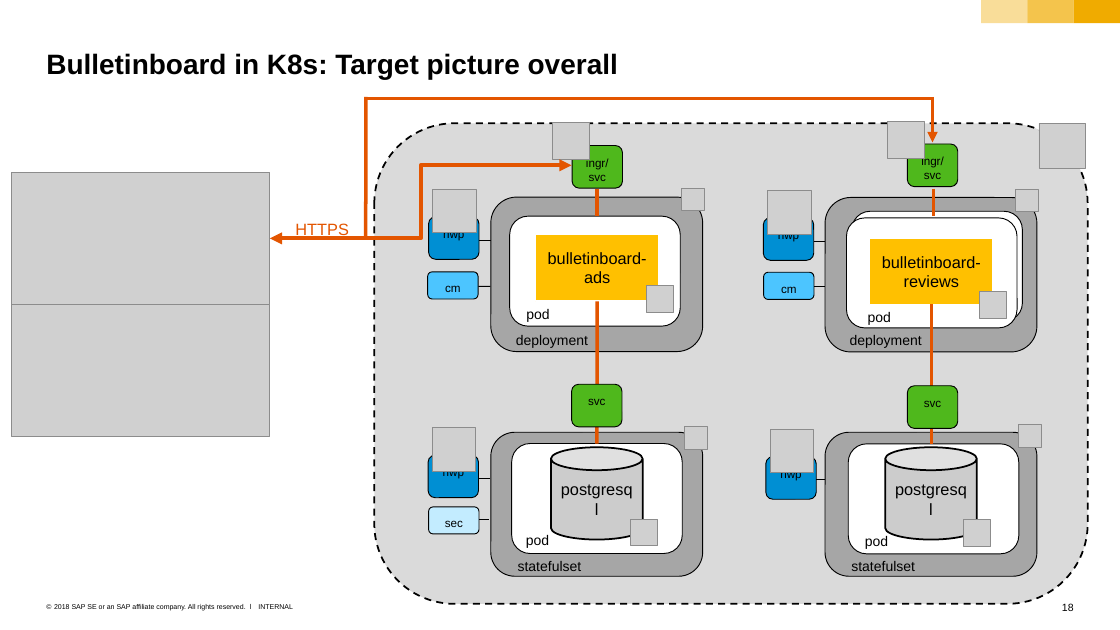
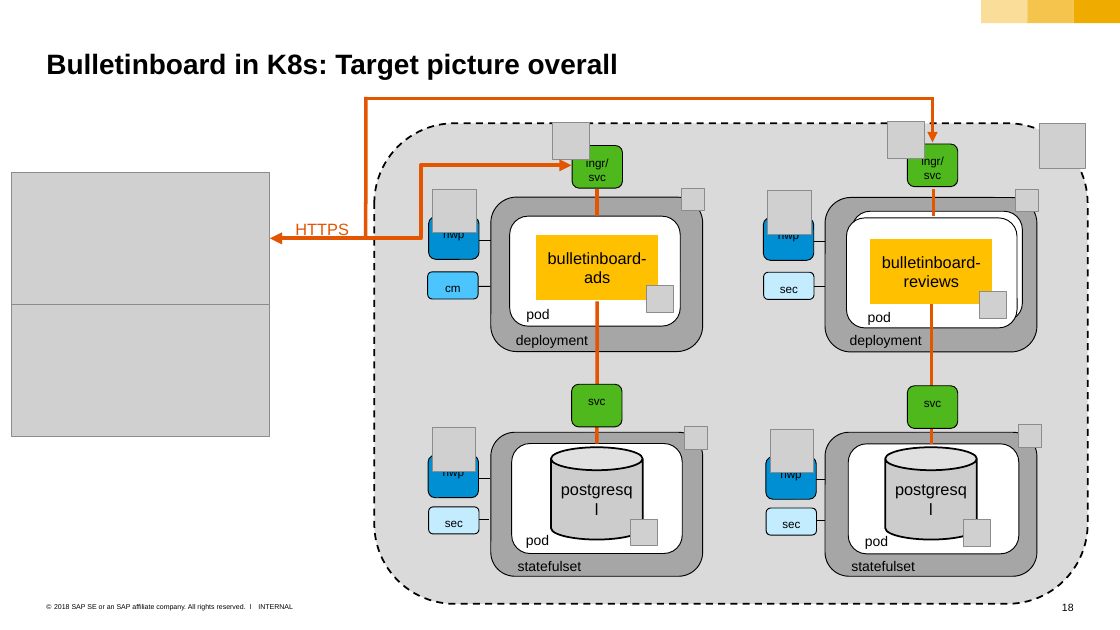
Before and after one commit to cuijiyao01/docker-k8s-training, a slide deck: slide 18 of sample-app/bulletinboard-in-k8s_intro.pptx. Drawn at 1120x630 pixels with LibreOffice and Linux fonts; fonts in the diff are those of the drawing; grey boxes stand for pictures; background and template pictures are left out. Boxes give left, top, right and bottom in pixels: in the first picture for what was removed or moved away, otherwise in the second. Text is boxed around its words. In the diff, an @@ line names an element or a change of style, - is before the commit and + after.

```diff
--- a/sample-app/bulletinboard-in-k8s_intro.pptx
+++ b/sample-app/bulletinboard-in-k8s_intro.pptx
@@ rounded rectangle "sec" at bbox=[763, 272, 814, 299]: fill #4CC5FF to #C3ECFF @@
@@ text in rounded rectangle at bbox=[780, 286, 798, 293]: text changed @@
-cm
+sec
@@ rounded rectangle added at bbox=[766, 508, 816, 535], fill #C3ECFF, outline #000000 0.79 pt, 10 pt, text #000000 @@
+sec
@@ line added from (816, 521) to (825, 521), #000000 0.75 pt @@
```
Also in this commit, not shown: 2 other slides changed, 14 other files.
